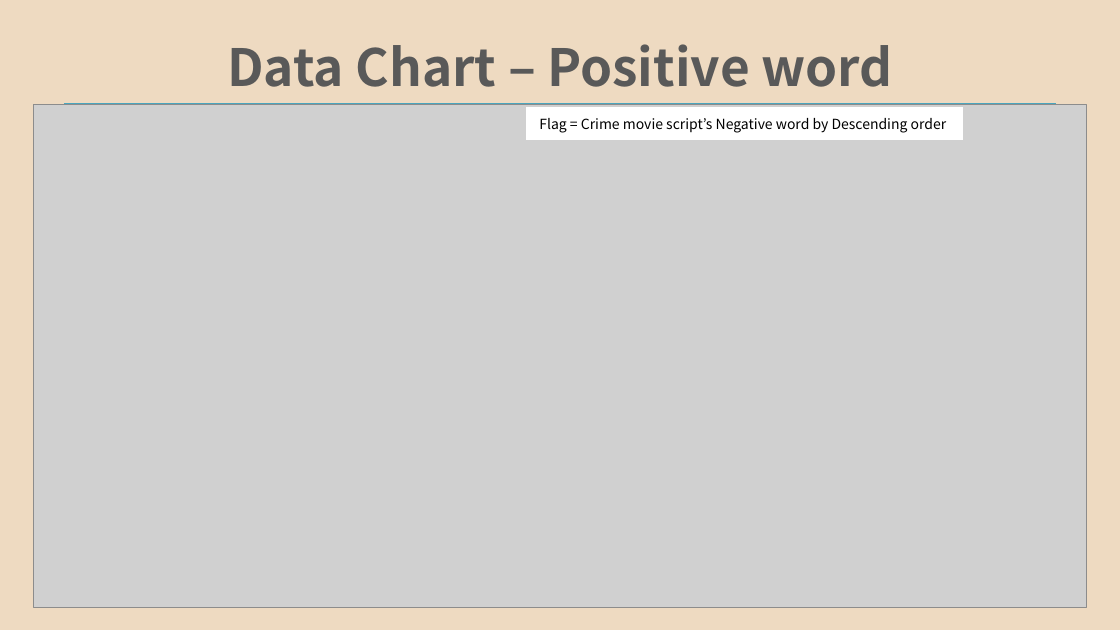
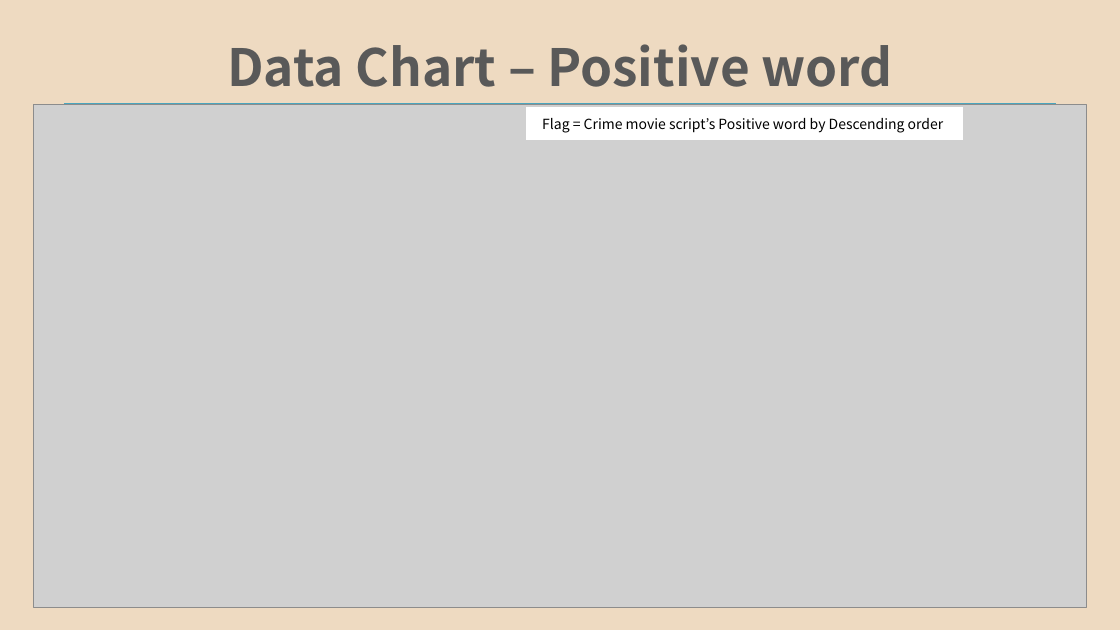
Before and after one commit to SangHyune546/NLP, a slide deck: slide 10 of Project1/PPT/20154637_Term_indexing.pptx. Drawn at 1120x630 pixels with LibreOffice and Linux fonts; fonts in the diff are those of the drawing; grey boxes stand for pictures. Boxes give left, top, right and bottom in pixels: in the first picture for what was removed or moved away, otherwise in the second. Text is boxed around its words. In the diff, an @@ line names an element or a change of style, - is before the commit and + after.

Commit message:
update ppt

```diff
--- a/Project1/PPT/20154637_Term_indexing.pptx
+++ b/Project1/PPT/20154637_Term_indexing.pptx
@@ text in rectangle at [542,118,944,133]: text changed @@
-Flag = Crime movie script’s Negative word by Descending order
+Flag = Crime movie script’s Positive word by Descending order
```
Also in this commit, not shown: 1 other slide changed.
